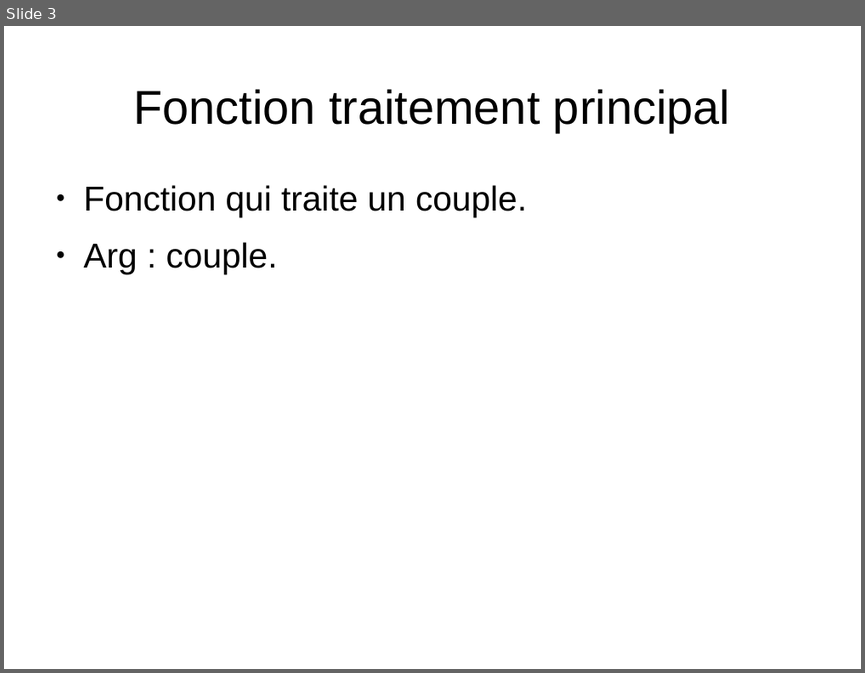
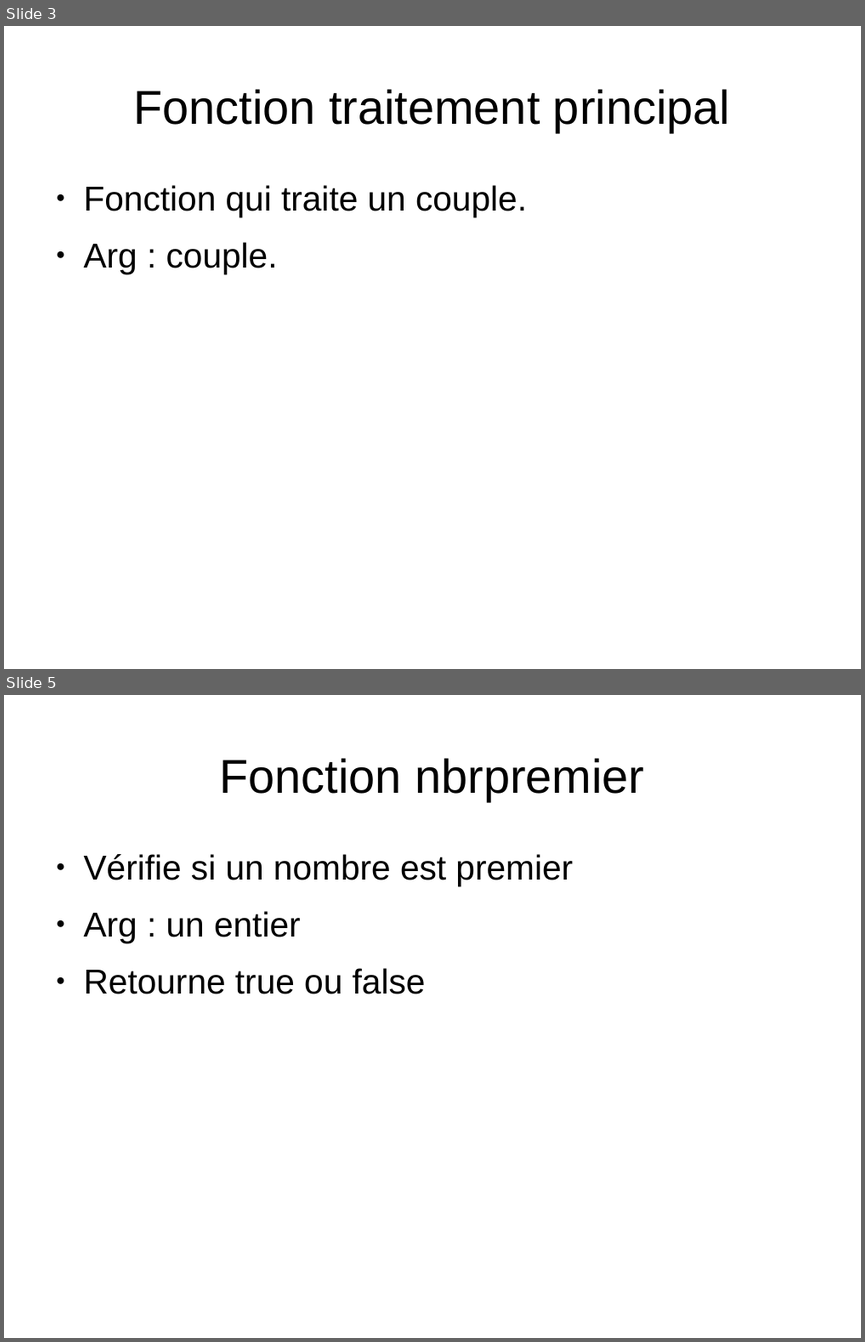
Before and after one commit to CallisteHanriat/congru, a slide deck: schema_congru.odp. Shown one above the other, each under a label of ours: slide 3 before the commit, slides 3 and 5 after it; the slides between them are not shown. The pictures are 865x673 and 865x1342 pixels, drawn with LibreOffice and Linux fonts; fonts in the diff are those of the drawing. Boxes give left, top, right and bottom in pixels: in the first picture for what was removed or moved away, otherwise in the second. Text is boxed around its words. In the diff, an @@ line names an element or a change of style, - is before the commit and + after.

```diff
--- a/schema_congru.odp
+++ b/schema_congru.odp
@@ slide 5 added at [4,695,861,1338], background #FFFFFF @@
@@ title added at [220,758,644,801], 44 pt, text #000000 @@
+Fonction nbrpremier
@@ text added at [84,854,573,994], 32 pt, text #000000 @@
+● Vérifie si un nombre est premier
+● Arg : un entier
+● Retourne true ou false
```
Also in this commit, not shown: 2 other slides added, 1 other file.
